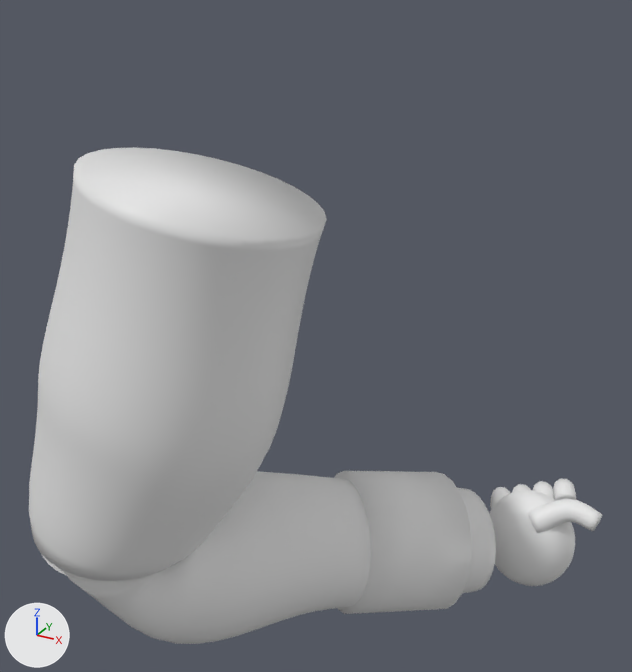
One commit to the glTF model blender/export/GodArmR.glb: the scene before it, then after it.
One viewpoint serves both versions: a 50 mm lens placed at (3.6, -4.92, 1.68), pointed at (0.39, 0.91, -1.23). The axes (+X, +Y, +Z) are drawn at lower left. The lights are the same throughout. The picture after the commit comes second. Vertices at exactly the same position are counted once.

The scene before the commit, as lines of its bpy script (objects in view):
```python
me_arm = bpy.data.meshes.new('Arm')
me_arm.from_pydata(...)  # 2588 vertices, 5144 faces; spans x -1.41..2.64, y -1.18..3.01, z -4.19..0.37
ob_godarmr = bpy.data.objects.new('GodArmR', me_arm)
ob_godarmr.location = (0.0, 0.0, 0.0)
```
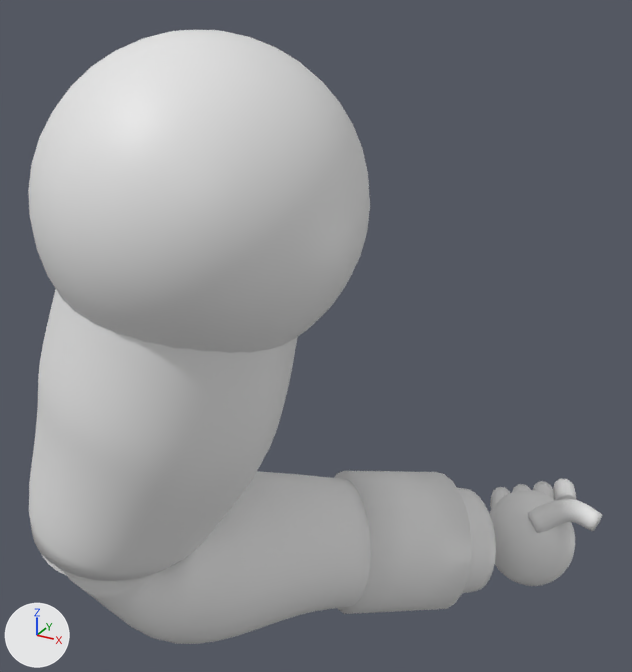
Location of each change, (x1, y1, x2, y2) in pixels of the pictures (632 x 672 px):
'GodArmR', reshaped (23% taller): before (29, 147, 602, 644); after (28, 30, 602, 644)
part 1 of me_arm, added: after (28, 30, 370, 353)

The change in detail:
me_arm is used by ob_godarmr; location (0.0, 0.0, 0.0).
me_arm had 2588 vertices, 5144 faces and spanned x -1.41..2.64, y -1.18..3.01, z -4.19..0.37.
me_arm now has 3198 vertices, 6360 faces and spans x -1.41..2.64, y -1.22..3.01, z -4.19..1.22.
me_arm part 1: a new loose piece, a UV sphere (32 segments, 20 rings, poles along z) spanning x -1.15..1.15, y -1.22..1.22, z -1.09..1.22.
